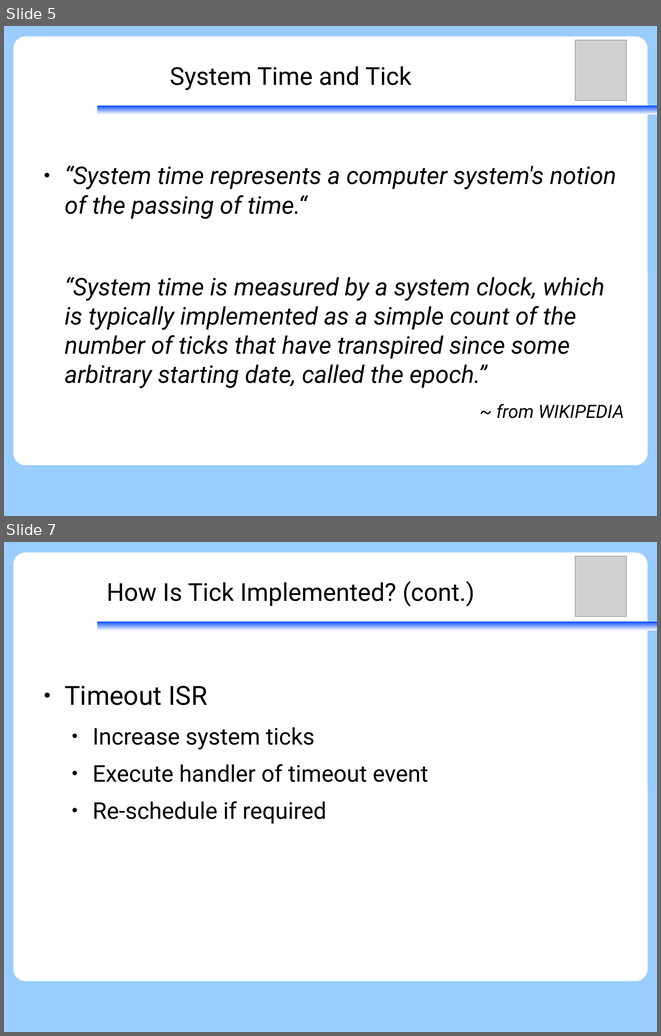
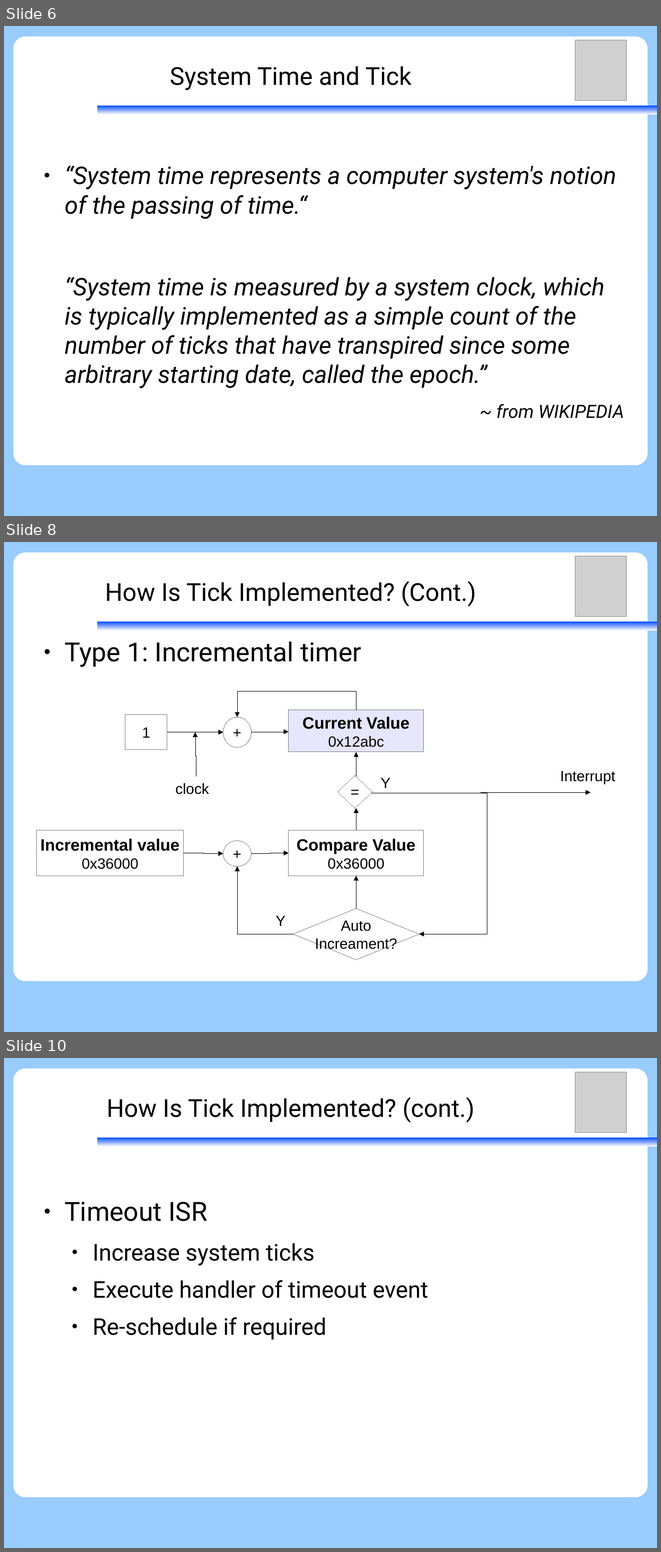
Before and after one commit to vh21/documents, a slide deck: ukernel/2014-01-09-f9kernel-ktimer.odp. Shown one above the other, each under a label of ours: slides 5 and 7 before the commit, slides 6, 8 and 10 after it; the slides between them are not shown. The pictures are 661x1036 and 661x1552 pixels, drawn with LibreOffice and Linux fonts; fonts in the diff are those of the drawing; grey boxes stand for pictures. Boxes give left, top, right and bottom in pixels: in the first picture for what was removed or moved away, otherwise in the second. Text is boxed around its words. In the diff, an @@ line names an element or a change of style, - is before the commit and + after.

Commit message:
ukernel: update F9 Microkernel ktimer
1. Add copyright
2. Add more diagram to HW Timer functionality
3. Refine words

```diff
--- a/ukernel/2014-01-09-f9kernel-ktimer.odp
+++ b/ukernel/2014-01-09-f9kernel-ktimer.odp
@@ slide 8 added at [4,542,657,1032], background #99CCFF; not listed: 3 template elements that a slide beside it also shows @@
@@ picture added at [576,556,627,617] @@
@@ title added at [105,581,476,607], 30 pt, text #000000 @@
+How Is Tick Implemented? (Cont.)
@@ text added at [64,641,361,667], 32 pt, text #000000 @@
+● Type 1: Incremental timer
@@ group added at [36,691,615,960]: 12 elbow arrows, 4 rectangles, 4 texts, 2 diamonds, 2 ellipses @@
+Current Value
+0x12abc
+Auto
+Increament?
+Incremental value
+0x36000
+Compare Value
+0x36000
++
+Interrupt
+1
++
+clock
+Y
+=
+Y
@@ what was slide 5 is now slide 6 @@
@@ what was slide 7 is now slide 10 @@
```
Also in this commit, not shown: 11 slides changed, 3 other slides added.
